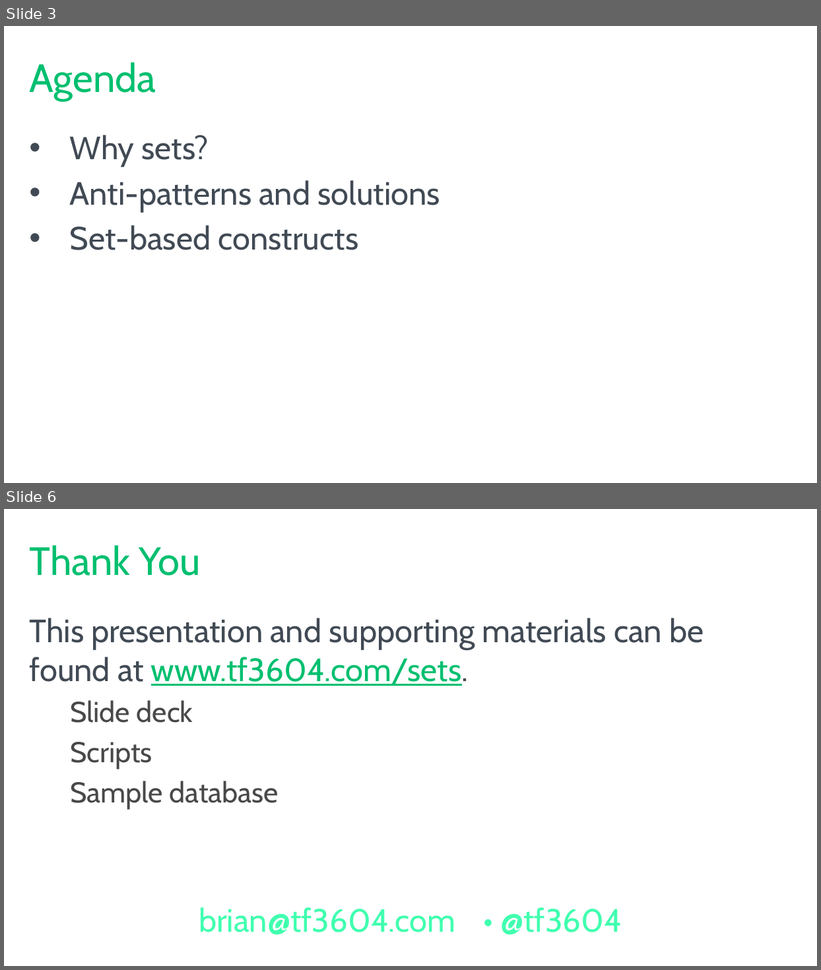
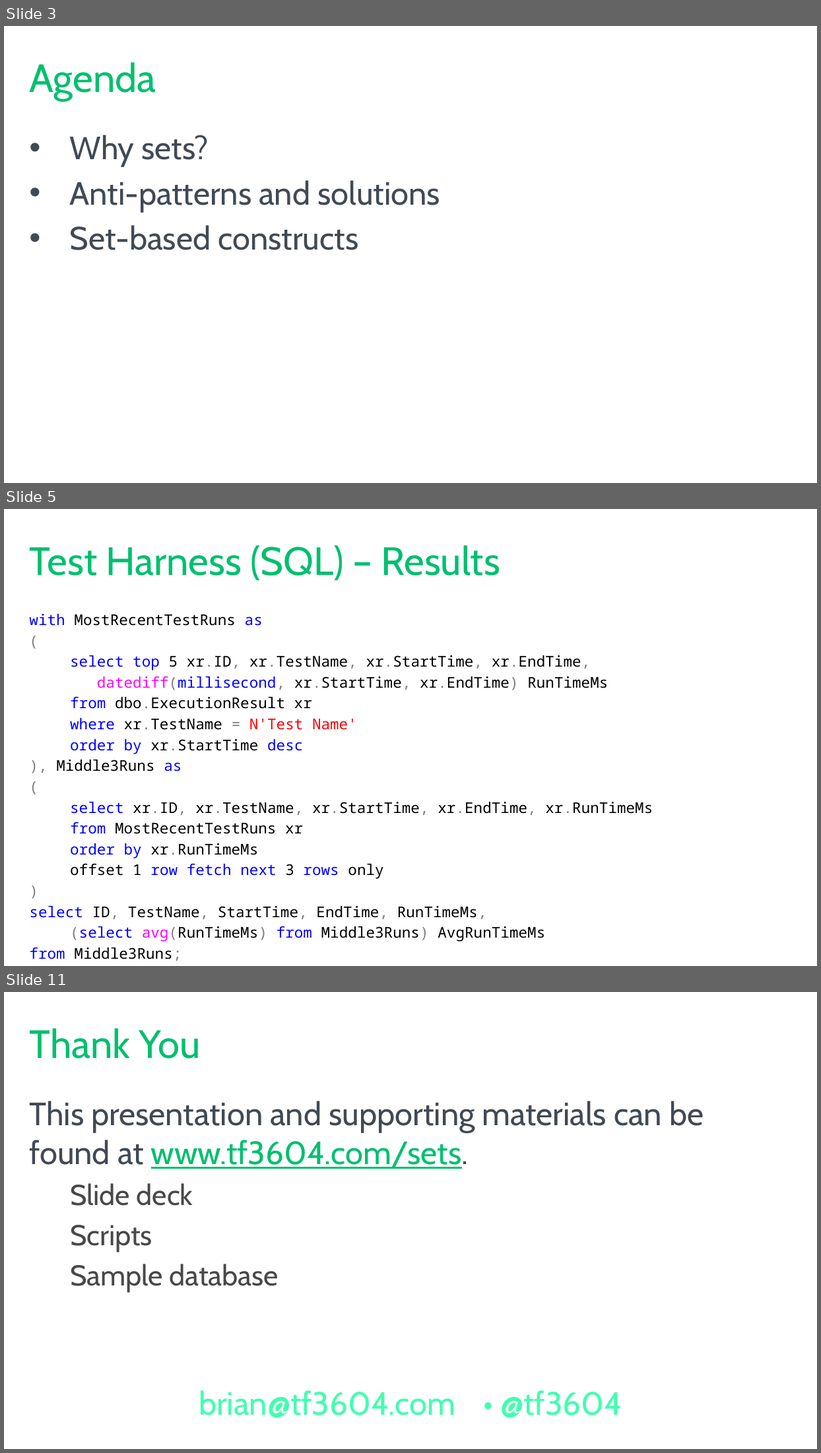
Before and after one commit to tf3604/SetMeUp, a slide deck: HowToThinkInSets.pptx. Shown one above the other, each under a label of ours: slides 3 and 6 before the commit, slides 3, 5 and 11 after it; the slides between them are not shown. The pictures are 821x970 and 821x1453 pixels, drawn with LibreOffice and Linux fonts; fonts in the diff are those of the drawing; background and template pictures are left out. Boxes give left, top, right and bottom in pixels: in the first picture for what was removed or moved away, otherwise in the second. Text is boxed around its words. In the diff, an @@ line names an element or a change of style, - is before the commit and + after.

Commit message:
Slides for SQL test harness; UDF summary; key take-aways.

```diff
--- a/HowToThinkInSets.pptx
+++ b/HowToThinkInSets.pptx
@@ slide 5 added at [4,509,817,966], background #FFFFFF @@
@@ title added at [30,545,500,580], 44 pt, text #00BF6F @@
+Test Harness (SQL) – Results
@@ text added at [29,614,653,942], 16.6 pt, text #000000 @@
+with MostRecentTestRuns as
+(
+  select top 5 xr.ID, xr.TestName, xr.StartTime, xr.EndTime,
+  datediff(millisecond, xr.StartTime, xr.EndTime) RunTimeMs
+  from dbo.ExecutionResult xr
+  where xr.TestName = N'Test Name'
+  order by xr.StartTime desc
+), Middle3Runs as
+(
+  select xr.ID, xr.TestName, xr.StartTime, xr.EndTime, xr.RunTimeMs
+  from MostRecentTestRuns xr
+  order by xr.RunTimeMs
+  offset 1 row fetch next 3 rows only
+)
+select ID, TestName, StartTime, EndTime, RunTimeMs,
+(select avg(RunTimeMs) from Middle3Runs) AvgRunTimeMs
+from Middle3Runs;
@@ what was slide 6 is now slide 11 @@
```
Also in this commit, not shown: 1 slide changed, 5 other slides added, 1 slide removed.
